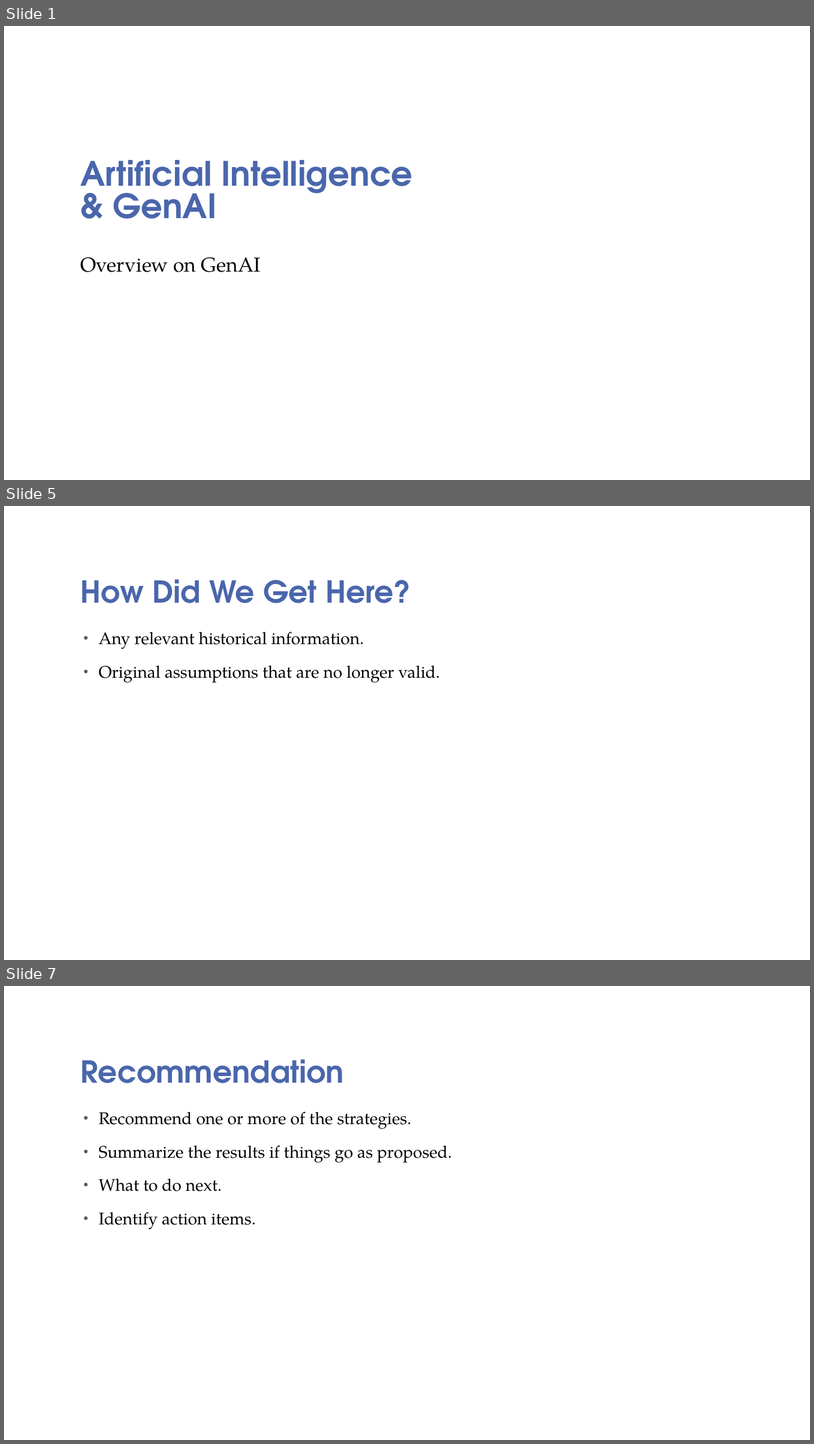
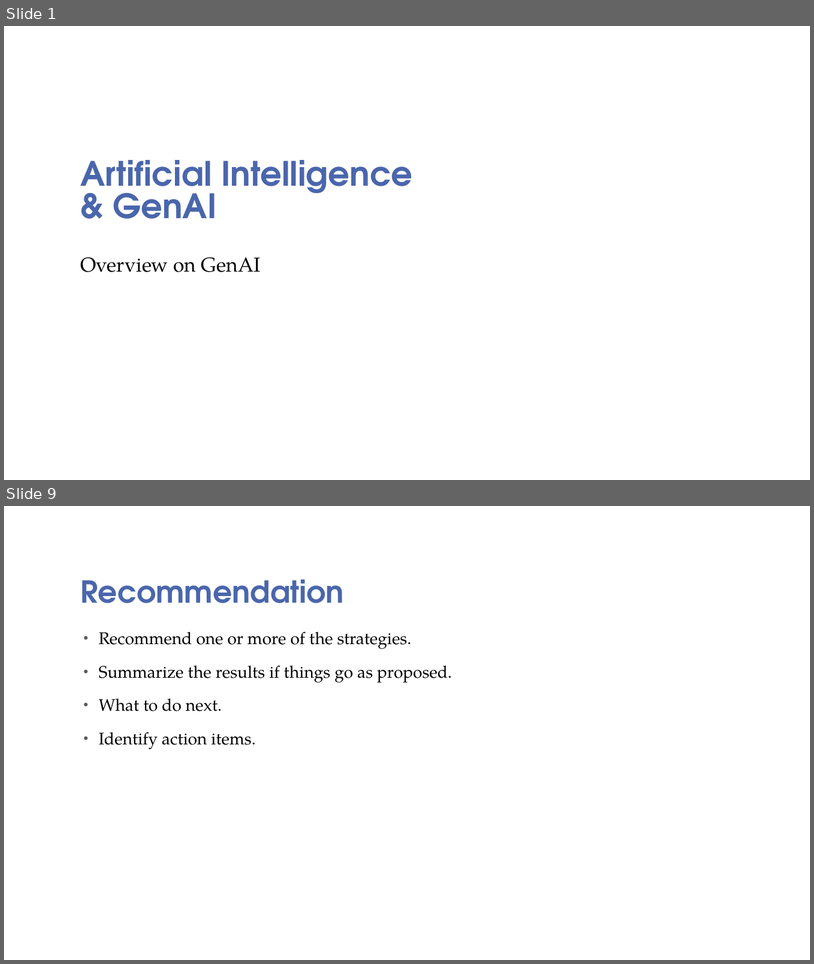
Before and after one commit to sswamyn/aiml_notes, a slide deck: AI_ML-GenAI-an-Overview-Q12024.pptx. Shown one above the other, each under a label of ours: slides 1, 5 and 7 before the commit, slides 1 and 9 after it; the slides between them are not shown. The pictures are 814x1444 and 814x964 pixels, drawn with LibreOffice and Linux fonts; fonts in the diff are those of the drawing; background and template pictures are left out. Boxes give left, top, right and bottom in pixels: in the first picture for what was removed or moved away, otherwise in the second. Text is boxed around its words. In the diff, an @@ line names an element or a change of style, - is before the commit and + after.

```diff
--- a/AI_ML-GenAI-an-Overview-Q12024.pptx
+++ b/AI_ML-GenAI-an-Overview-Q12024.pptx
@@ slide 5 removed at box(4, 506, 810, 960), background picture (left out) @@
@@ title removed at box(81, 579, 411, 603) @@
-How Did We Get Here?
@@ text removed at box(99, 631, 440, 682) @@
-• Any relevant historical information.
-• Original assumptions that are no longer valid.
@@ what was slide 7 is now slide 9 @@
```
Also in this commit, not shown: 2 slides changed, 8 slides added, 2 other slides removed, 4 other files.
